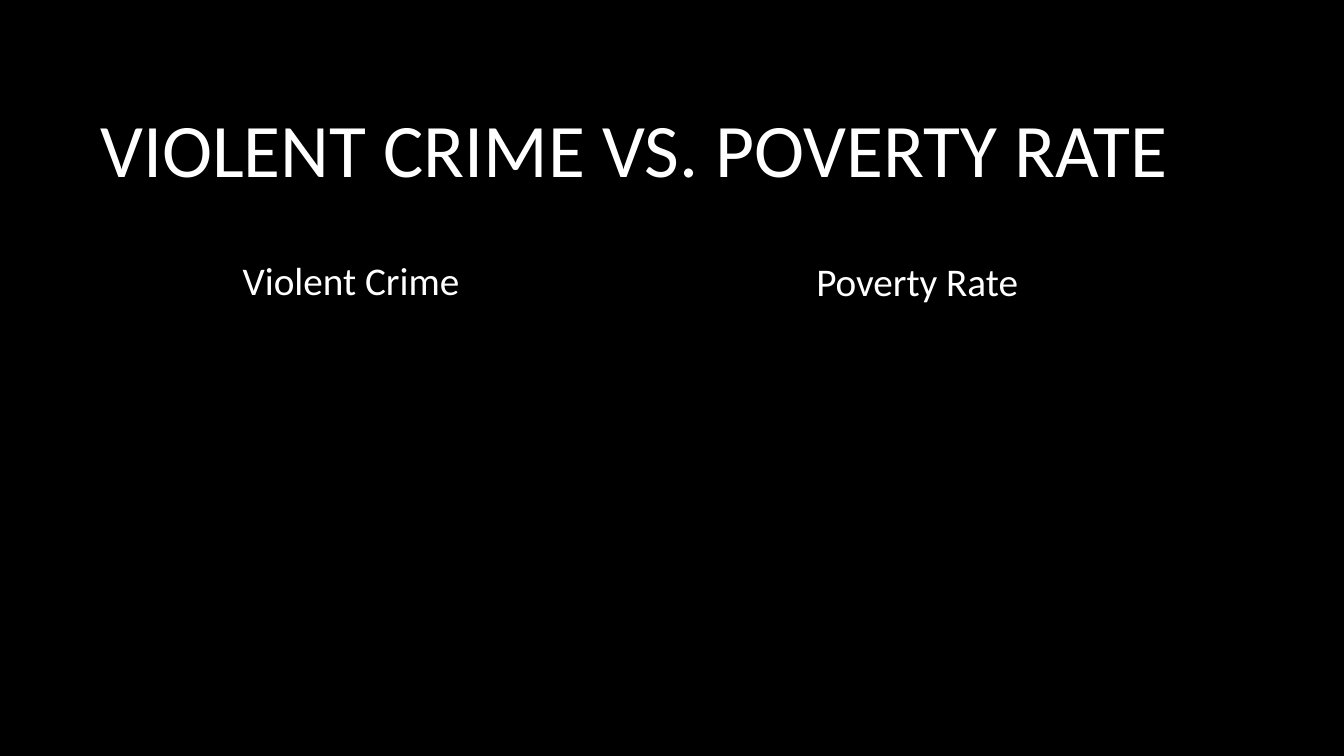
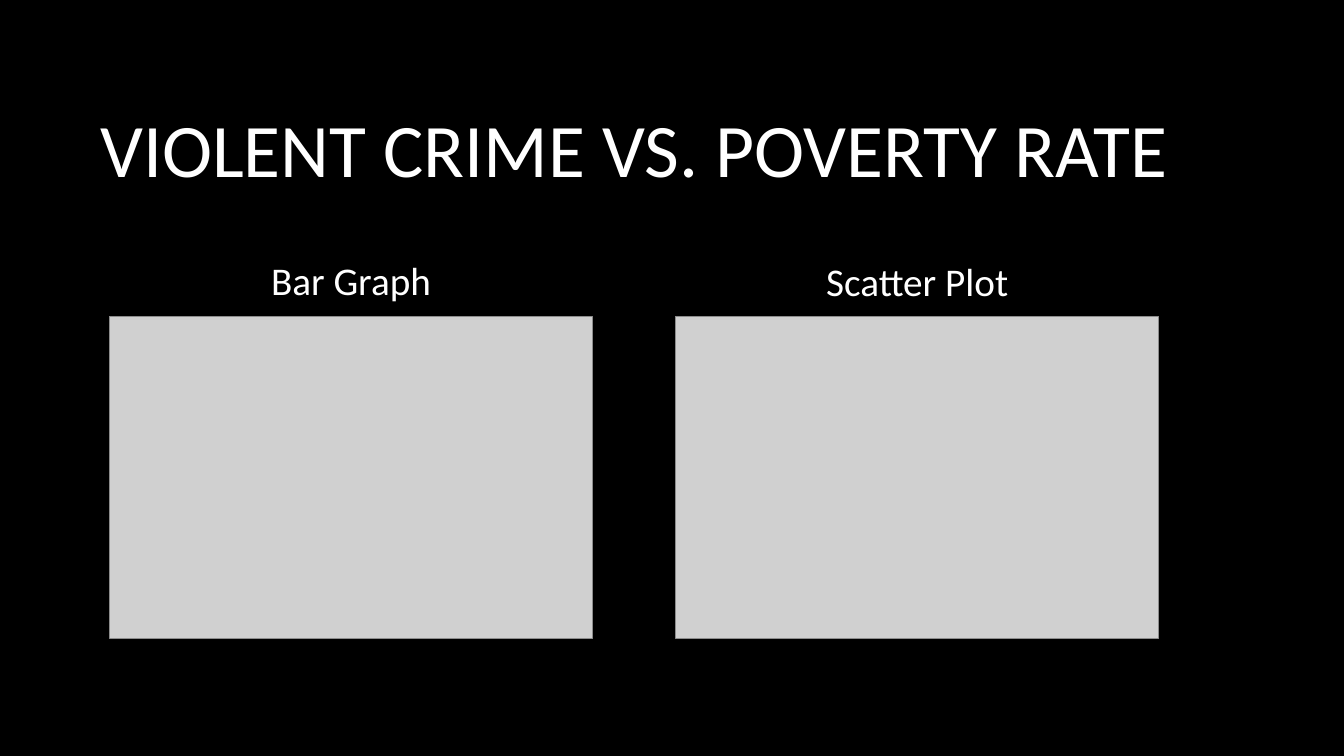
Before and after one commit to MikeAnderson89/National-Crime-Rate-Correlations, a slide deck: slide 7 of Project1Presentation.pptx (slide 4 before the commit). Drawn at 1344x756 pixels with LibreOffice and Linux fonts; fonts in the diff are those of the drawing; grey boxes stand for pictures; background and template pictures are left out. Boxes give left, top, right and bottom in pixels: in the first picture for what was removed or moved away, otherwise in the second. Text is boxed around its words. In the diff, an @@ line names an element or a change of style, - is before the commit and + after.

```diff
--- a/Project1Presentation.pptx
+++ b/Project1Presentation.pptx
@@ text at [271, 267, 431, 302]: text changed @@
-Violent Crime
+Bar Graph
@@ text at [826, 268, 1008, 297]: text changed @@
-Poverty Rate
+Scatter Plot
@@ picture added at [110, 317, 593, 638] @@
@@ picture added at [676, 317, 1158, 638] @@
```
Also in this commit, not shown: 3 other slides changed, 2 slides added.
